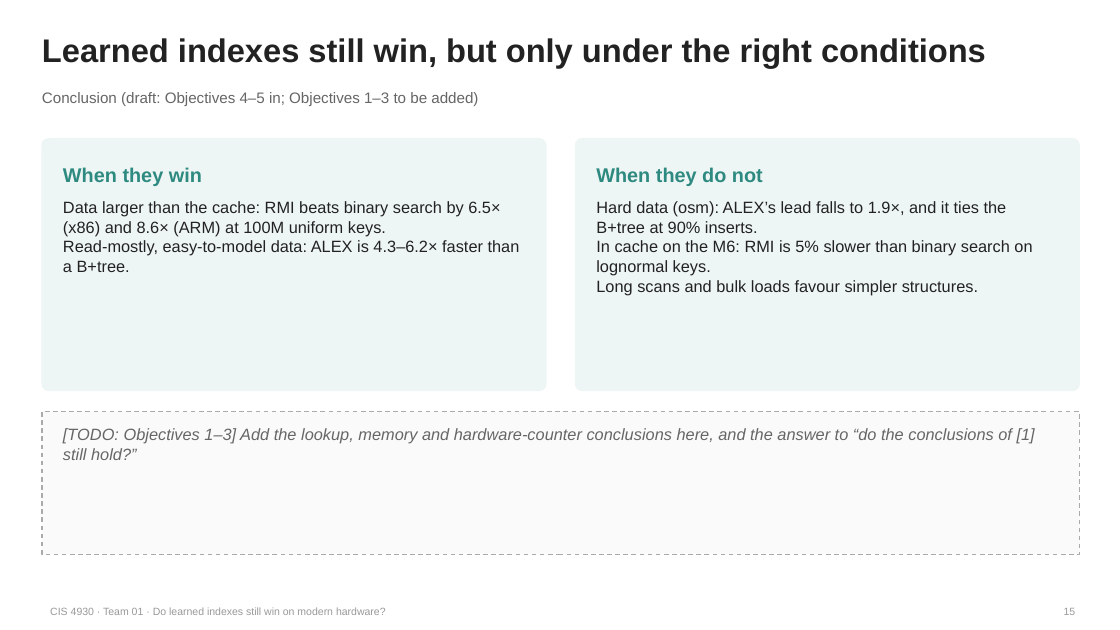
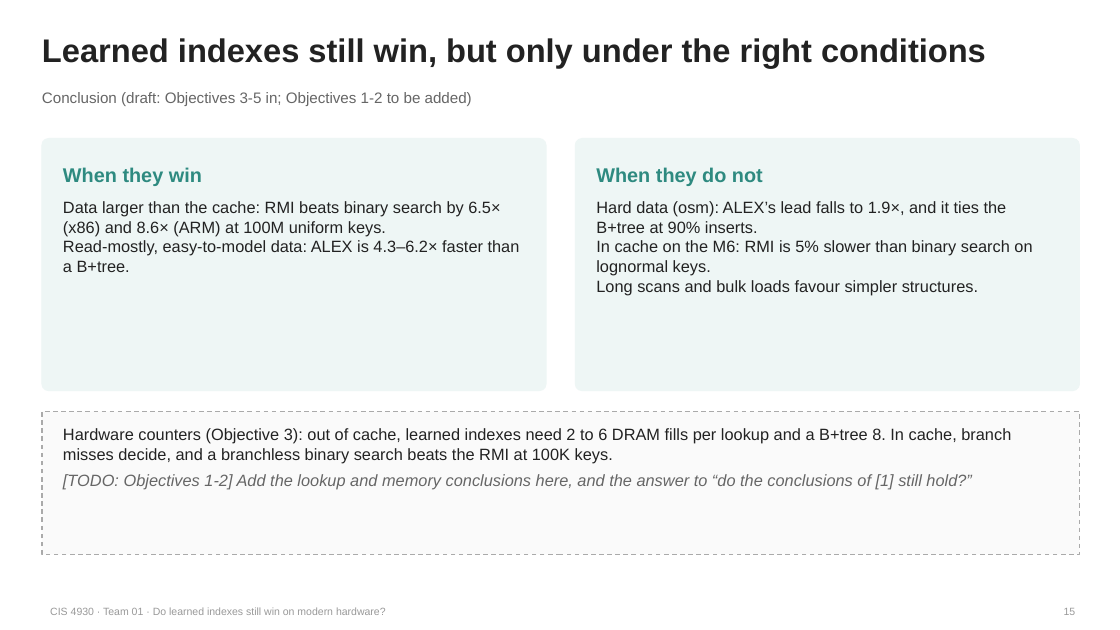
Before and after one commit to khangpt2k6/CIS4930, a slide deck: slide 15 of slides/final_presentation.pptx. Drawn at 1120x630 pixels with LibreOffice and Linux fonts; fonts in the diff are those of the drawing. Boxes give left, top, right and bottom in pixels: in the first picture for what was removed or moved away, otherwise in the second. Text is boxed around its words. In the diff, an @@ line names an element or a change of style, - is before the commit and + after.

Commit message:
add wp3 perf counters run + objective 3 in report and slides

```diff
--- a/slides/final_presentation.pptx
+++ b/slides/final_presentation.pptx
@@ text at (42,92,472,106): text changed @@
-Conclusion (draft: Objectives 4–5 in; Objectives 1–3 to be added)
+Conclusion (draft: Objectives 3-5 in; Objectives 1-2 to be added)
@@ text at (63,428,1011,490): text changed; text colour #666666 to #222222; italic off @@
-[TODO: Objectives 1–3] Add the lookup, memory and hardware-counter conclusions here, and the answer to “do the conclusions of [1] still hold?”
+Hardware counters (Objective 3): out of cache, learned indexes need 2 to 6 DRAM fills per lookup and a B+tree 8. In cache, branch misses decide, and a branchless binary search beats the RMI at 100K keys.
+[TODO: Objectives 1-2] Add the lookup and memory conclusions here, and the answer to “do the conclusions of [1] still hold?”
```
Also in this commit, not shown: 2 slides added, 2 slides removed, 30 other files.
